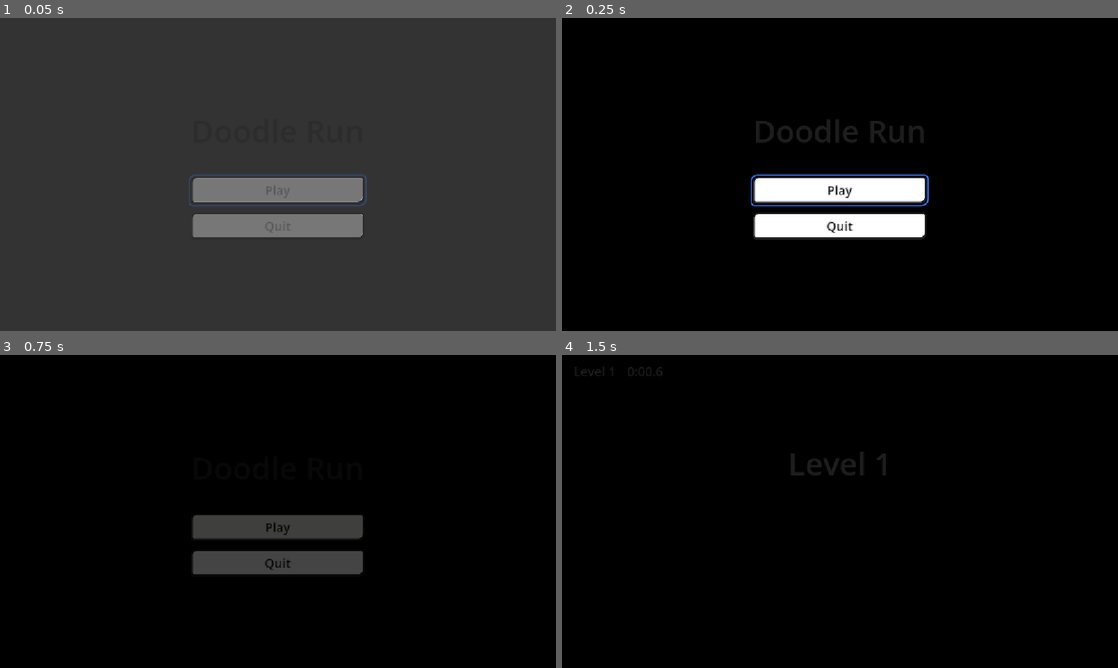
Above: before the commit, frames 1-4 (two rows, left to right).
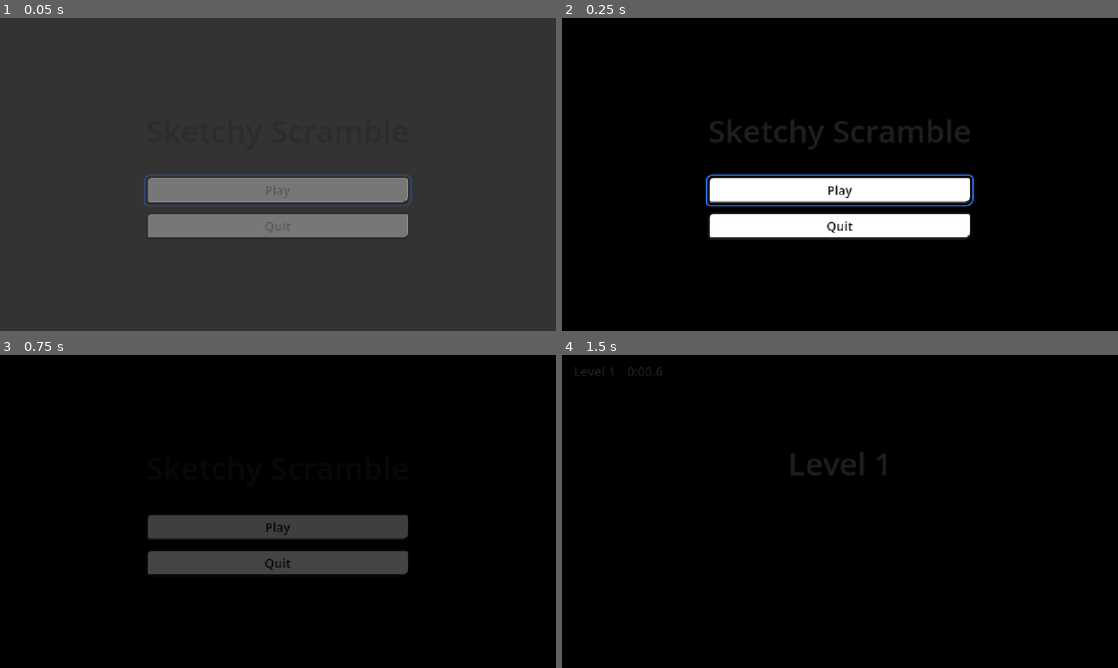
Above: after the commit, the same moments.

Repository: mperteet/doodle-run
Game: Godot game, scene res://ui/screens/main_menu.tscn
Same seed, same stepped clock (60 frames per second), same inputs: the game is played once before the commit and once after it. Video files are missing from this copy of the repository; at most half a second of black plays in their place.
Inputs:
- Up to frame 1 (0.05 s): no input
- Up to frame 2 (0.25 s): no input
- Up to frame 3 (0.75 s): click "Play" at 0.5 s
- Up to frame 4 (1.5 s): hold Right (move_right) from 1.28 s (still down)

The runs differ from the first frame. In frame 1, 2.7% of the frame differs, in the area x 25-75%, y 49-70%; in frame 2, 4.0%, in the area x 25-75%, y 32-71%; in frame 3, 2.5%; in frame 4, nothing differs.

Commit message:
Rename game to Sketchy Scramble
Co-Authored-By: Claude Opus 5.5 <noreply@anthropic.com>

Diff:
--- a/project.godot
+++ b/project.godot
@@ -10,7 +10,7 @@
 
 [application]
 
-config/name="HavenFinal"
+config/name="Sketchy Scramble"
 run/main_scene="res://ui/screens/main_menu.tscn"
 config/features=PackedStringArray("4.7", "GL Compatibility")
 config/icon="res://icon.svg"
@@ -27,7 +27,7 @@
 
 [dotnet]
 
-project/assembly_name="HavenFinal"
+project/assembly_name="SketchyScramble"
 
 [gui]
 
--- a/ui/screens/main_menu.tscn
+++ b/ui/screens/main_menu.tscn
@@ -43,7 +43,7 @@
 [node name="Title" type="Label" parent="Center/VBox"]
 layout_mode = 2
 theme_type_variation = &"TitleLabel"
-text = "Doodle Run"
+text = "Sketchy Scramble"
 horizontal_alignment = 1
 
 [node name="Spacer" type="Control" parent="Center/VBox"]
